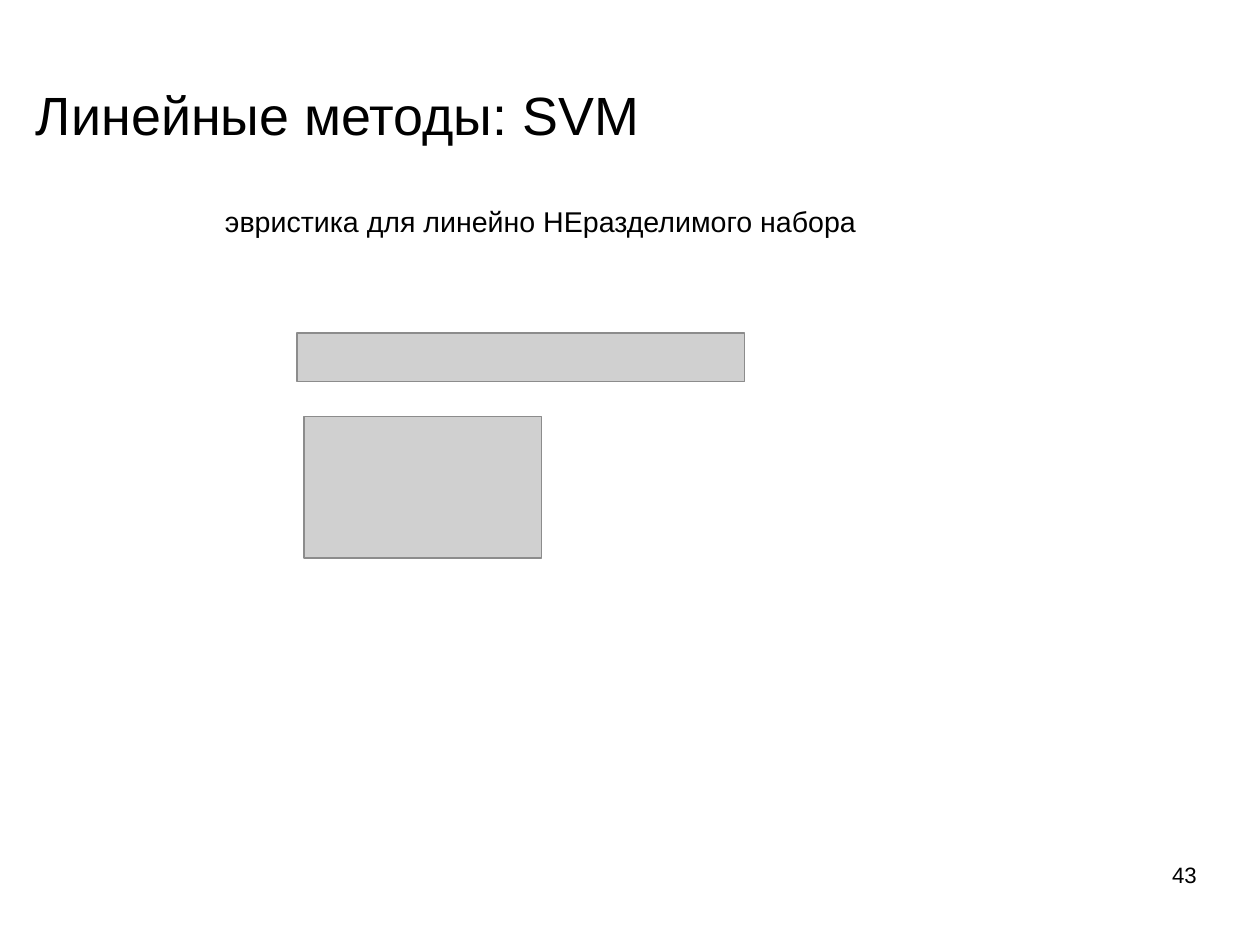
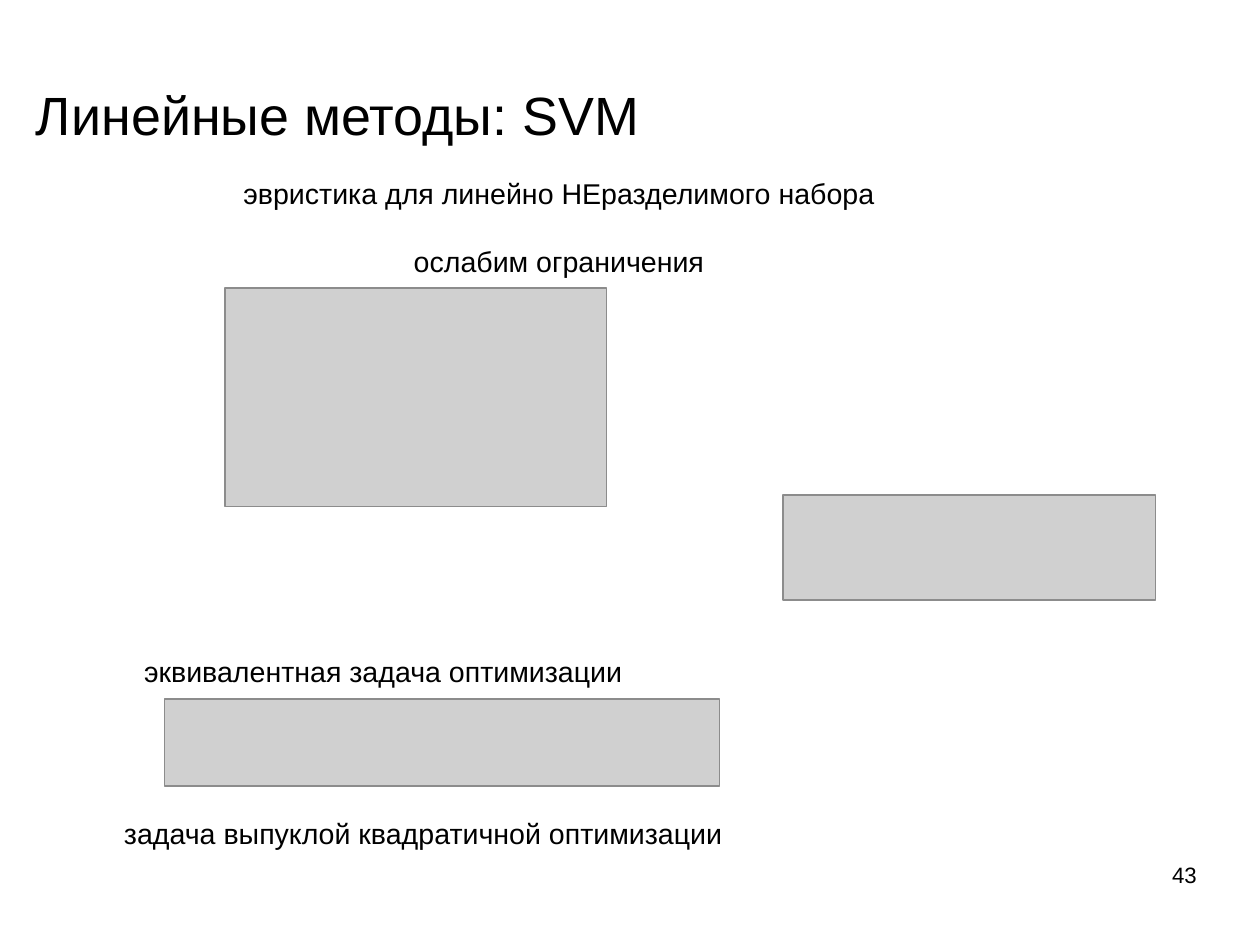
Before and after one commit to mechanoid5/ml_lectorium_legacy, a slide deck: slide 43 of 09-linear.odp. Drawn at 1260x945 pixels with LibreOffice and Linux fonts; fonts in the diff are those of the drawing; grey boxes stand for pictures; background and template pictures are left out. Boxes give left, top, right and bottom in pixels: in the first picture for what was removed or moved away, otherwise in the second. Text is boxed around its words. In the diff, an @@ line names an element or a change of style, - is before the commit and + after.

```diff
--- a/09-linear.odp
+++ b/09-linear.odp
@@ text "эвристика для линейно НЕразделимого набора": place and size @@
-text "эвристика для линейно НЕразделимого набора" at (225, 210, 856, 238)
+text "эвристика для линейно НЕразделимого набора" at (243, 182, 875, 278)
@@ text at (243, 182, 875, 209): alignment left to centre @@
@@ text at (414, 251, 704, 278): paragraph added @@
+ослабим ограничения
@@ picture: place and size @@
-picture at (304, 416, 542, 558)
+picture at (225, 288, 607, 507)
@@ picture added at (783, 495, 1156, 600) @@
@@ text added at (144, 666, 622, 687), 18 pt, text #000000 @@
+эквивалентная задача оптимизации
@@ picture: place and size @@
-picture at (297, 333, 745, 382)
+picture at (165, 699, 720, 785)
@@ text added at (124, 822, 722, 849), 18 pt, text #000000 @@
+задача выпуклой квадратичной оптимизации
```
Also in this commit, not shown: 3 other slides changed, 5 slides added, 1 slide removed, 1 other file.
